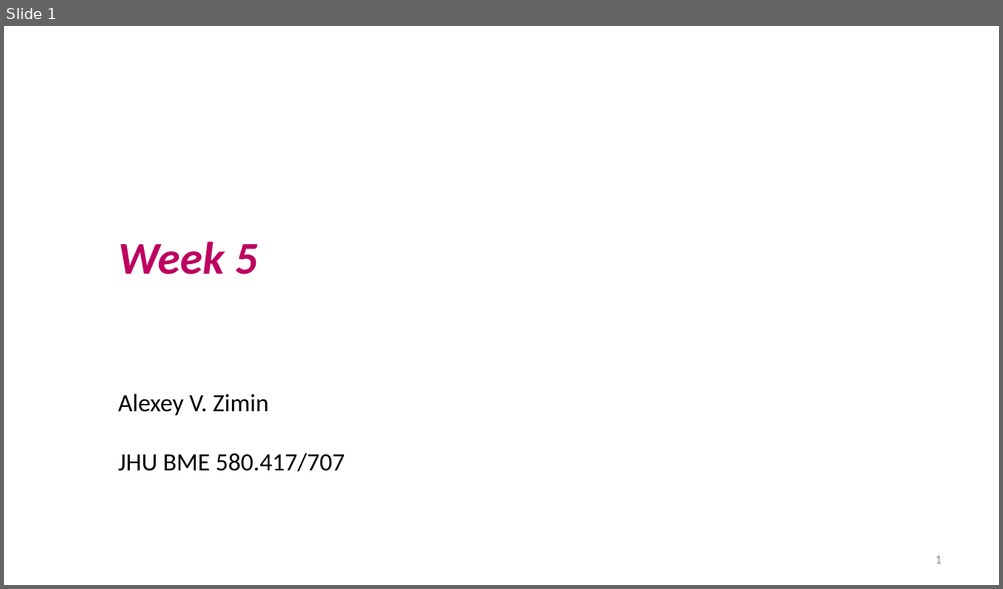
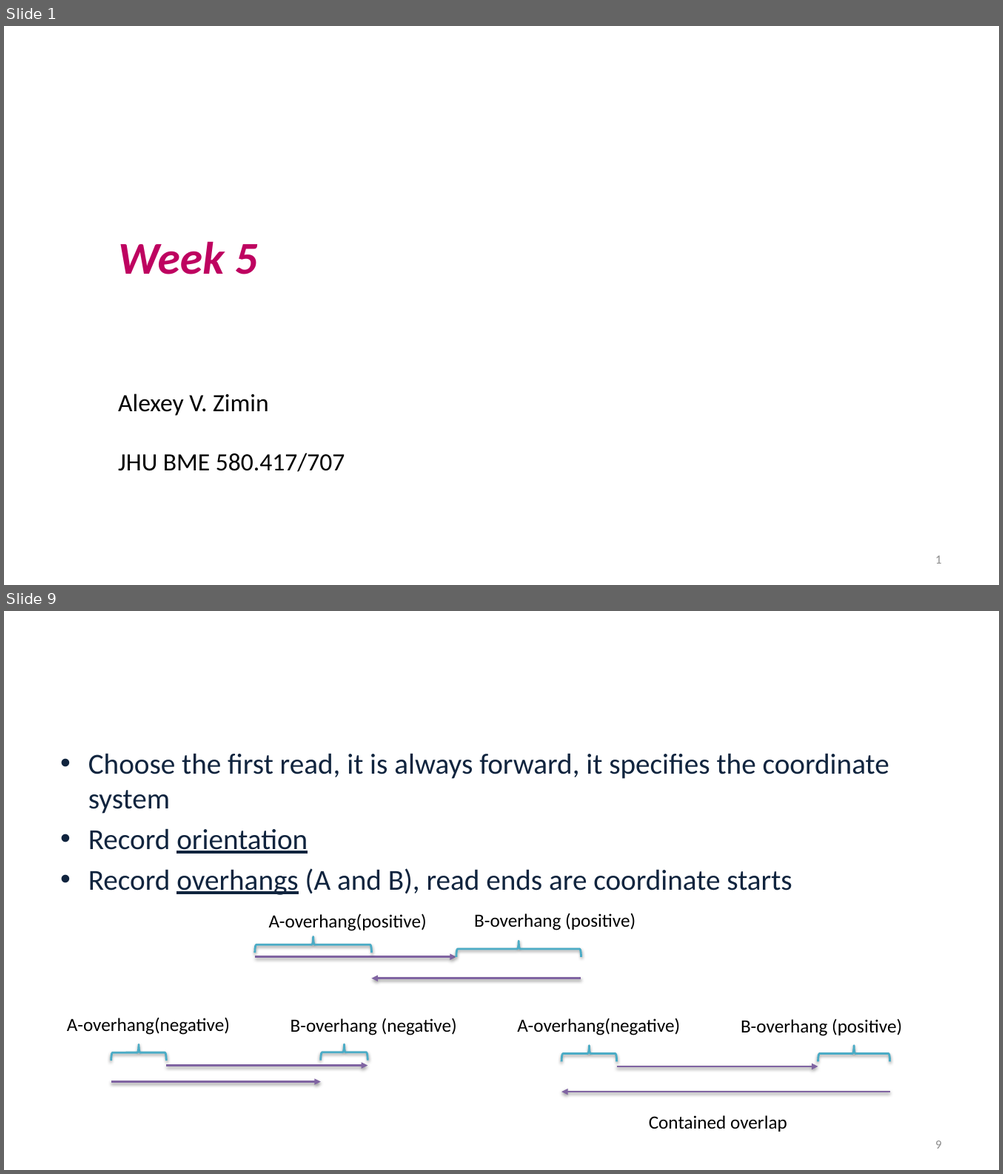
Before and after one commit to alekseyzimin/BME-Algorithms-for-Analysis-of-Genomic-Data, a slide deck: Fall 2026/Week 5 -- Genome Assembly Algorithms.pptx. Shown one above the other, each under a label of ours: slide 1 before the commit, slides 1 and 9 after it; the slides between them are not shown. The pictures are 1003x589 and 1003x1174 pixels, drawn with LibreOffice and Linux fonts; fonts in the diff are those of the drawing; background and template pictures are left out. Boxes give left, top, right and bottom in pixels: in the first picture for what was removed or moved away, otherwise in the second. Text is boxed around its words. In the diff, an @@ line names an element or a change of style, - is before the commit and + after.

```diff
--- a/Fall 2026/Week 5 -- Genome Assembly Algorithms.pptx
+++ b/Fall 2026/Week 5 -- Genome Assembly Algorithms.pptx
@@ slide 9 added at box(4, 611, 999, 1170), background picture (left out) @@
@@ title added at box(53, 667, 948, 703), 32.4 pt, text #FFFFFF @@
+Recording an overlap
@@ text added at box(88, 753, 889, 895), 28 pt, text #0F243E @@
+• Choose the first read, it is always forward, it specifies the coordinate system
+• Record orientation
+• Record overhangs (A and B), read ends are coordinate starts
@@ text added at box(269, 914, 427, 931), 18 pt, text #000000 @@
+A-overhang(positive)
@@ text added at box(474, 913, 635, 931), 18 pt, text #000000 @@
+B-overhang (positive)
@@ left brace added at box(256, 937, 372, 954), outline #4BACC6 2 pt @@
@@ left brace added at box(457, 941, 581, 957), outline #4BACC6 2 pt @@
@@ arrow added from (255, 957) to (456, 957), #8064A2 2 pt @@
@@ arrow added from (580, 979) to (372, 979), #8064A2 2 pt @@
@@ text added at box(67, 1017, 230, 1035), 18 pt, text #000000 @@
+A-overhang(negative)
@@ text added at box(290, 1018, 457, 1036), 18 pt, text #000000 @@
+B-overhang (negative)
@@ text added at box(517, 1018, 680, 1036), 18 pt, text #000000 @@
+A-overhang(negative)
@@ text added at box(740, 1019, 902, 1037), 18 pt, text #000000 @@
+B-overhang (positive)
@@ left brace added at box(111, 1045, 167, 1061), outline #4BACC6 2 pt @@
@@ left brace added at box(321, 1045, 368, 1061), outline #4BACC6 2 pt @@
@@ left brace added at box(561, 1046, 617, 1062), outline #4BACC6 2 pt @@
@@ left brace added at box(818, 1046, 890, 1062), outline #4BACC6 2 pt @@
@@ arrow added from (166, 1066) to (367, 1066), #8064A2 2 pt @@
@@ arrow added from (617, 1067) to (818, 1067), #8064A2 2 pt @@
@@ arrow added from (111, 1082) to (320, 1082), #8064A2 2 pt @@
@@ arrow added from (890, 1092) to (561, 1092), #8064A2 2 pt @@
@@ text added at box(649, 1116, 787, 1132), 18 pt, text #000000 @@
+Contained overlap
@@ page number added at box(935, 1141, 941, 1149), 12 pt, text #8C8C8C @@
+9
```
Also in this commit, not shown: 10 slides changed, 5 other slides added.
